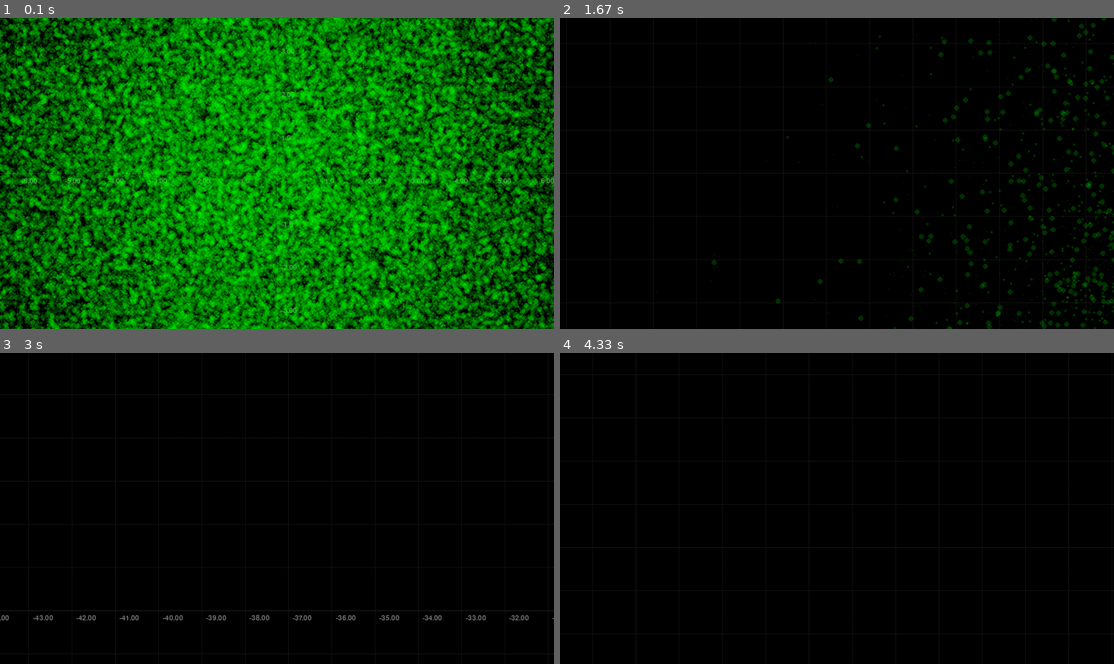
Above: before the commit, frames 1-4 (two rows, left to right).
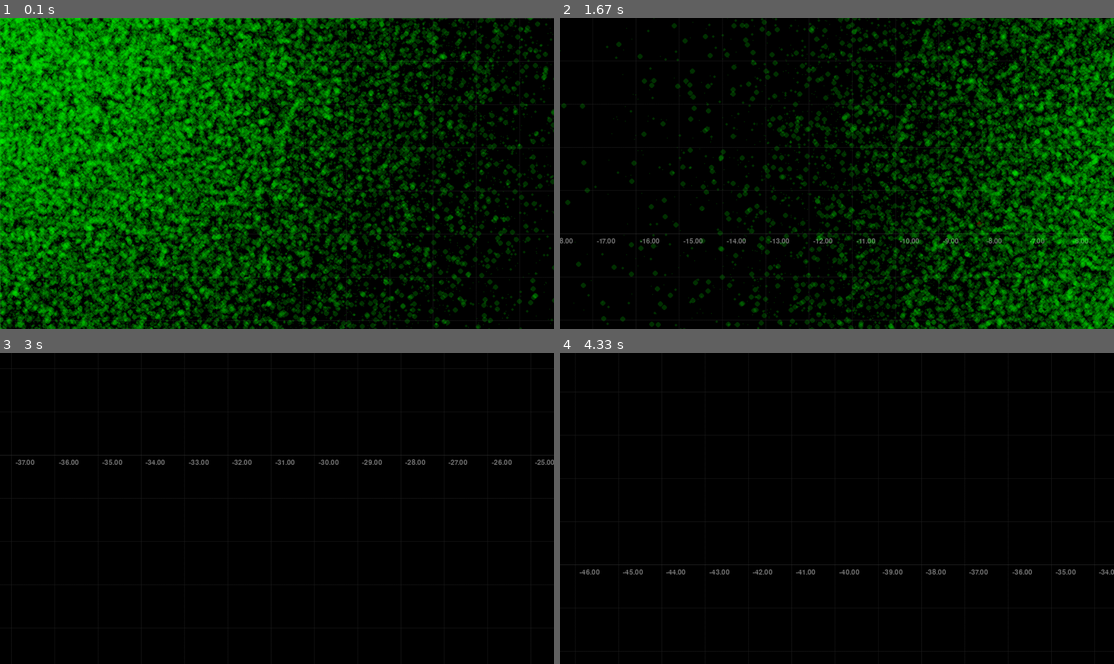
Above: after the commit, the same moments.

Repository: Bluemi/viztools
Game: pygame game, started from scripts/main.py
Same seed, same stepped clock (60 frames per second), same inputs: the game is played once before the commit and once after it.
Inputs (mouse positions are in pixels of both pictures, inside the frame that each line leads up to):
- Up to frame 1 (0.1 s): no input
- Up to frame 2 (1.67 s): press the mouse at (704, 176) at 0.37 s; move the mouse to (798, 207) at 0.47 s; release the mouse at (892, 241) at 0.6 s; press the mouse at (704, 176) at 0.7 s; move the mouse to (803, 189) at 0.8 s; release the mouse at (903, 201) at 0.93 s; press the mouse at (704, 176) at 1.03 s; move the mouse to (759, 213) at 1.13 s; release the mouse at (809, 254) at 1.27 s; press the mouse at (704, 176) at 1.37 s; move the mouse to (842, 198) at 1.47 s; release the mouse at (981, 223) at 1.6 s
- Up to frame 3 (3 s): press the mouse at (144, 511) at 1.7 s; move the mouse to (304, 552) at 1.8 s; release the mouse at (470, 589) at 1.93 s; press the mouse at (144, 511) at 2.03 s; move the mouse to (265, 483) at 2.13 s; release the mouse at (393, 452) at 2.27 s; press the mouse at (144, 511) at 2.37 s; move the mouse to (271, 471) at 2.47 s; release the mouse at (398, 430) at 2.6 s; press the mouse at (144, 511) at 2.7 s; move the mouse to (149, 483) at 2.8 s; release the mouse at (155, 452) at 2.93 s
- Up to frame 4 (4.33 s): press the mouse at (704, 511) at 3.03 s; move the mouse to (687, 567) at 3.13 s; release the mouse at (670, 623) at 3.27 s; press the mouse at (704, 511) at 3.37 s; move the mouse to (715, 520) at 3.47 s; release the mouse at (726, 533) at 3.6 s; press the mouse at (704, 511) at 3.7 s; move the mouse to (853, 545) at 3.8 s; release the mouse at (1008, 583) at 3.93 s; press the mouse at (704, 511) at 4.03 s; move the mouse to (753, 461) at 4.13 s; release the mouse at (803, 415) at 4.27 s

The runs differ from the first frame. In frame 1, 83% of the frame differs, in the area x 0-100%, y 0-100%; in frame 2, 35%; in frame 3, 1.3%; in frame 4, 0.6%.

Commit message:
removed RenderBackend -> back to pygame

Diff:
--- a/scripts/main.py
+++ b/scripts/main.py
@@ -1,14 +1,14 @@
 #!/usr/bin/env python3
+
+import pygame as pg
 import numpy as np
 
 from viztools.drawable.points import Points
-from viztools.render_backend import BackendType
-from viztools.render_backend.events import Event, EventType
 from viztools.viewer import Viewer
 
 class SimpleViewer(Viewer):
     def __init__(self):
-        super().__init__(backend_type=BackendType.PYGAME)
+        super().__init__()
         self.points = Points(
             np.random.normal(size=(200000, 2)) * 5,
             # np.array([[0, 0], [1, 1], [-1, 2]]),
@@ -26,9 +26,9 @@
         self.render_coordinate_system()
         self.render_drawables([self.points])
 
-    def handle_event(self, event: Event):
+    def handle_event(self, event: pg.event.Event):
         super().handle_event(event)
-        if event.type == EventType.MOUSEMOTION:
+        if event.type == pg.MOUSEMOTION:
             clicked_indices = np.nonzero(self.point_type == 2)[0]
             old_hovered = np.nonzero(self.point_type == 1)[0]
             hovered_indices = self.points.hovered_points(self.mouse_pos, self.coordinate_system)
@@ -42,7 +42,7 @@
                     self.points.set_color(np.array([0, 255, 0, 100]), hi)
                 self.render_needed = True
 
-        if event.type == EventType.MOUSEBUTTONDOWN:
+        if event.type == pg.MOUSEBUTTONDOWN:
             old_clicked = np.nonzero(self.point_type == 2)[0]
             self.point_type[old_clicked] = 0
             for p_index in old_clicked:
--- a/viztools/coordinate_system.py
+++ b/viztools/coordinate_system.py
@@ -1,10 +1,9 @@
 from typing import Tuple
 import numbers
 
+import pygame as pg
 import numpy as np
 
-from viztools.render_backend.base_render_backend import Surface, Font
-from viztools.render_backend.events import EventType, Event
 from viztools.utils import to_np_array
 
 
@@ -77,26 +76,26 @@
     def update_inv(self):
         self.inverse_coord = np.linalg.pinv(self.coord)
 
-    def handle_event(self, event: Event) -> bool:
+    def handle_event(self, event: pg.event.Event) -> bool:
         """
 
         :param event:
         :return:
         """
         render_needed = False
-        if event.type == EventType.MOUSEBUTTONDOWN:
+        if event.type == pg.MOUSEBUTTONDOWN:
             self.dragging = True
             render_needed = True
-        elif event.type == EventType.MOUSEBUTTONUP:
+        elif event.type == pg.MOUSEBUTTONUP:
             self.dragging = False
             render_needed = True
-        elif event.type == EventType.MOUSEMOTION:
-            self.mouse_position = event.mouse_pos
+        elif event.type == pg.MOUSEMOTION:
+            self.mouse_position = np.array(event.pos, dtype=np.int32)
             if self.dragging:
-                self.translate(event.mouse_rel)
+                self.translate(np.array(event.rel, dtype=np.int32))
                 render_needed = True
-        elif event.type == EventType.MOUSEWHEEL:
-            if event.scroll < 0:
+        elif event.type == pg.MOUSEWHEEL:
+            if event.y < 0:
                 self.zoom_out(focus_point=self.mouse_position)
                 render_needed = True
             else:
@@ -164,8 +163,8 @@
     return translate_coord @ scale_coord
 
 
-def draw_coordinate_system(screen: Surface, coordinate_system: CoordinateSystem, render_font: Font):
-    screen.fill(np.array([0, 0, 0]))
+def draw_coordinate_system(screen: pg.Surface, coordinate_system: CoordinateSystem, render_font: pg.font.Font):
+    screen.fill((0, 0, 0))
 
     def adapt_quotient(quotient):
         if quotient <= 0:
@@ -203,7 +202,7 @@
         color = np.array([30, 30, 30])
         if x == 0:
             color = np.array([50, 50, 50])
-        screen.line(color, transformed_vertical_lines[0], transformed_vertical_lines[1])
+        pg.draw.line(screen, color, transformed_vertical_lines[0], transformed_vertical_lines[1])
 
     y_minimum = np.round(extreme_points[1, 1] / dividend) * dividend
     y_maximum = np.round(extreme_points[0, 1] / dividend) * dividend
@@ -216,7 +215,7 @@
         color = np.array([30, 30, 30])
         if y == 0:
             color = np.array([50, 50, 50])
-        screen.line(color, transformed_horizontal_lines[0], transformed_horizontal_lines[1])
+        pg.draw.line(screen, color, transformed_horizontal_lines[0], transformed_horizontal_lines[1])
 
     # draw numbers
     zero_point = coordinate_system.space_to_screen(np.array([0, 0]))
@@ -226,7 +225,7 @@
             if abs(x) > 10 ** -5:
                 float_format = '{:.2f}' if abs(x) > 1 else '{:.2}'
                 font = render_font.render(
-                    float_format.format(x), np.array([120, 120, 120]), True, np.array([0, 0, 0, 0])
+                    float_format.format(x), True, np.array([120, 120, 120]), np.array([0, 0, 0, 0])
                 )
                 pos = coordinate_system.space_to_screen(np.array([x, 0]))
                 pos += 10
@@ -239,7 +238,7 @@
             if abs(y) > 10 ** -5:
                 float_format = '{:.2f}' if abs(y) > 1 else '{:.2}'
                 font = render_font.render(
-                    float_format.format(y), np.array([120, 120, 120]), True, np.array([0, 0, 0, 0])
+                    float_format.format(y), True, np.array([120, 120, 120]), np.array([0, 0, 0, 0])
                 )
                 pos = coordinate_system.space_to_screen(np.array([0, y]))
                 pos += 10
--- a/viztools/drawable/__init__.py
+++ b/viztools/drawable/__init__.py
@@ -1,20 +1,17 @@
 from abc import ABC, abstractmethod
 from typing import Tuple
 
+import pygame as pg
 import numpy as np
 
 from viztools.coordinate_system import CoordinateSystem
-from viztools.render_backend.base_render_backend import Surface, RenderBackend
 
 Color = np.ndarray | Tuple[int, int, int, int] | Tuple[int, int, int]
 
 
 class Drawable(ABC):
     @abstractmethod
-    def draw(
-            self, screen: Surface, coordinate_system: CoordinateSystem, screen_size: np.ndarray,
-            render_backend: RenderBackend
-    ):
+    def draw(self, screen: pg.Surface, coordinate_system: CoordinateSystem, screen_size: np.ndarray):
         pass
 
 
--- a/viztools/drawable/points.py
+++ b/viztools/drawable/points.py
@@ -1,11 +1,10 @@
 from typing import Iterable, Tuple, Dict
 
+import pygame as pg
 import numpy as np
 
 from viztools.coordinate_system import CoordinateSystem
 from viztools.drawable import Drawable, _normalize_color
-from viztools.render_backend.base_render_backend import RenderBackend, Surface
-from viztools.render_backend.events import Event, EventType
 
 
 class Points(Drawable):
@@ -87,15 +86,15 @@
         self._size[index, 1] = isinstance(size, float)
         self._update_surf_params(index)
 
-    def _create_point_surfaces(self, render_backend: RenderBackend, zoom_factor: float) -> Dict[bytes, Surface]:
+    def _create_point_surfaces(self, zoom_factor: float) -> Dict[bytes, pg.Surface]:
         surfaces = {}
         for k, surf_params in self._surface_parameters.items():
             draw_size = _get_draw_size(surf_params[0], zoom_factor, bool(surf_params[1]))
             color = surf_params[2:]
 
             # old version with per pixel alpha
-            point_surface = render_backend.create_surface((draw_size * 2, draw_size * 2), enable_alpha=True)
-            point_surface.circle(color, (draw_size, draw_size), draw_size)
+            point_surface = pg.Surface((draw_size * 2, draw_size * 2), pg.SRCALPHA)
+            pg.draw.circle(point_surface, color, (draw_size, draw_size), draw_size)
 
             surfaces[k] = point_surface
         return surfaces
@@ -112,10 +111,7 @@
         draw_sizes[is_relative_size] *= zoom_factor
         return np.maximum(draw_sizes.astype(int), 1)
 
-    def draw(
-            self, screen: Surface, coordinate_system: CoordinateSystem, screen_size: np.ndarray,
-            render_backend: RenderBackend
-    ):
+    def draw(self, screen: pg.Surface, coordinate_system: CoordinateSystem, screen_size: np.ndarray):
         draw_sizes = self._get_draw_sizes(coordinate_system.zoom_factor)
 
         # filter out invalid positions
@@ -127,7 +123,7 @@
         screen_points -= valid_sizes.reshape(-1, 1)
 
         # create blit surfaces
-        surfaces = self._create_point_surfaces(render_backend, coordinate_system.zoom_factor)
+        surfaces = self._create_point_surfaces(coordinate_system.zoom_factor)
 
         # draw
         for pos, size, color, surf_params in zip(
@@ -136,15 +132,15 @@
             surface = surfaces[surf_params.tobytes()]
             screen.blit(surface, pos)
 
-    def clicked_points(self, event: Event, coordinate_system: CoordinateSystem) -> np.ndarray:
+    def clicked_points(self, event: pg.event.Event, coordinate_system: CoordinateSystem) -> np.ndarray:
         """
         Returns the indices of the points clicked by the mouse. Returns an empty array if no point was clicked.
 
         :param event: The event to check.
         :param coordinate_system: The coordinate system to use.
         """
-        if event.type == EventType.MOUSEBUTTONDOWN and event.button == 1:
-            return self.hovered_points(event.mouse_pos, coordinate_system)
+        if event.type == pg.MOUSEBUTTONDOWN and event.button == 1:
+            return self.hovered_points(np.array(event.pos, dtype=np.int32), coordinate_system)
         return np.array([])
 
     def hovered_points(self, mouse_pos: np.ndarray, coordinate_system: CoordinateSystem) -> np.ndarray:
--- a/viztools/render_backend/__init__.py
+++ /dev/null
@@ -1,6 +0,0 @@
-from enum import StrEnum, auto
-
-
-class BackendType(StrEnum):
-    PYGAME = 'pygame'
-    OPENGL = 'opengl'
--- a/viztools/render_backend/base_render_backend.py
+++ /dev/null
@@ -1,84 +0,0 @@
-from abc import ABC, abstractmethod
-from typing import Tuple, List, Self
-
-import numpy as np
-
-from .events import Event
-
-
-class Surface(ABC):
-    @abstractmethod
-    def get_size(self) -> Tuple[int, int]:
-        pass
-
-    @abstractmethod
-    def fill(self, color: np.ndarray):
-        pass
-
-    @abstractmethod
-    def line(self, color: np.ndarray, start: Tuple[int, int] | np.ndarray, end: Tuple[int, int] | np.ndarray):
-        pass
-
-    @abstractmethod
-    def circle(self, color: np.ndarray, pos: Tuple[int, int] | np.ndarray, radius: int | float):
-        pass
-
-    @abstractmethod
-    def blit(self, surface: Self, pos: Tuple[int, int] | np.ndarray):
-        pass
-
-
-class Font(ABC):
-    def __init__(self, font_name: str, font_size: int):
-        self.font_name = font_name
-        self.font_size = font_size
-
-    @abstractmethod
-    def render(self, text: str, color: np.ndarray, antialias: bool, background: np.ndarray = None) -> Surface:
-        pass
-
-
-class RenderBackend(ABC):
-    def __init__(self):
-        pass
-
-    @abstractmethod
-    def init(self):
-        pass
-
-    @abstractmethod
-    def quit(self):
-        pass
-
-    @abstractmethod
-    def get_font(self, font_size: int, font_name: str) -> Font:
-        pass
-
-    @abstractmethod
-    def set_key_repeat(self, delay: int, interval: int):
-        pass
-
-    @abstractmethod
-    def create_window(self, title: str, size: Tuple[int, int] = (0, 0)) -> Surface:
-        """
-        Create a window with the given title and size. If size is (0, 0), the window will be full screen.
-        :param title: The title of the window.
-        :param size: The size of the window as (width, height).
-        """
-        pass
-
-    @abstractmethod
-    def create_surface(self, size: Tuple[int, int], enable_alpha: bool = True) -> Surface:
-        pass
-
-    @abstractmethod
-    def swap_buffers(self):
-        pass
-
-    @abstractmethod
-    def get_events(self) -> List[Event]:
-        pass
-
-    @abstractmethod
-    def get_mouse_pos(self) -> np.ndarray:
-        pass
--- a/viztools/render_backend/events.py
+++ /dev/null
@@ -1,28 +0,0 @@
-from enum import StrEnum
-
-import numpy as np
-
-
-class EventType(StrEnum):
-    QUIT = 'QUIT'
-    KEYDOWN = 'KEYDOWN'
-    KEYUP = 'KEYUP'
-    MOUSEBUTTONDOWN = 'MOUSEBUTTONDOWN'
-    MOUSEBUTTONUP = 'MOUSEBUTTONUP'
-    MOUSEMOTION = 'MOUSEMOTION'
-    WINDOWENTER = 'WINDOWENTER'
-    WINDOWFOCUSGAINED = 'WINDOWFOCUSGAINED'
-    WINDOWRESIZED = 'WINDOWRESIZED'
-    MOUSEWHEEL = 'MOUSEWHEEL'
-
-
-class Event:
-    def __init__(
-            self, event_type: EventType, mouse_pos: np.ndarray | None = None, mouse_rel: np.ndarray | None = None,
-            scroll: int | None = None, button: int | None = None,
-    ):
-        self.type = event_type
-        self.mouse_pos = mouse_pos
-        self.mouse_rel = mouse_rel
-        self.scroll = scroll
-        self.button = button
--- a/viztools/render_backend/opengl_backend.py
+++ /dev/null
@@ -1,102 +0,0 @@
-import warnings
-from typing import List, Tuple, Self
-
-import numpy as np
-
-try:
-    import OpenGL.GL
-    import OpenGL.GLU
-    import OpenGL.GLUT
-except ImportError:
-    warnings.warn('OpenGL module not found, OpenGL backend will not be available.')
-    OpenGL = None
-
-from .base_render_backend import RenderBackend, Surface, Font
-from .events import Event, EventType
-
-
-class OpenglFont(Font):
-    def __init__(self, font, font_name: str, font_size: int):
-        super().__init__(font_name, font_size)
-        self.font = font
-
-    def render(self, text: str, color: np.ndarray, antialias: bool, background: np.ndarray = None) -> Surface:
-        pass
-
-
-class OpenglSurface(Surface):
-    def __init__(self, surface):
-        super().__init__()
-        pass
-
-    def get_size(self) -> Tuple[int, int]:
-        pass
-
-    def fill(self, color: np.ndarray):
-        pass
-
-    def line(self, color: np.ndarray, start: np.ndarray, end: np.ndarray):
-        pass
-
-    def circle(self, color: np.ndarray, pos: Tuple[int, int] | np.ndarray, radius: int):
-        pass
-
-    def blit(self, surface: Self, pos: Tuple[int, int]):
-        pass
-
-
-class OpenglBackend(RenderBackend):
-    def init(self):
-        OpenGL.GLUT.glutInit()
-        OpenGL.GLUT.glutInitDisplayMode(OpenGL.GLUT.GLUT_RGBA | OpenGL.GLUT.GLUT_DOUBLE)
-
-    def quit(self):
-        OpenGL.GLUT.glutLeaveMainLoop()
-
-    def get_font(self, font_size: int, font_name: str = '') -> OpenglFont:
-        if font_name == '':
-            font = OpenGL.GLUT.GLUT_BITMAP_HELVETICA_12 if font_size <= 12 else OpenGL.GLUT.GLUT_BITMAP_HELVETICA_18
-        else:
-            font = OpenGL.GLUT.GLUT_BITMAP_HELVETICA_12  # Default to Helvetica if custom font not found
-        return OpenglFont(font, font_name, font_size)
-
-    def set_key_repeat(self, delay: int, interval: int):
-        # Not directly supported in OpenGL, would need custom implementation
-        warnings.warn('set_key_repeat is not supported in OpenGL, ignoring call to set_key_repeat()')
-
-    def create_window(self, title: str, size: Tuple[int, int] = (0, 0)) -> OpenglSurface:
-        OpenGL.GLUT.glutInitWindowSize(*size)
-        window = OpenGL.GLUT.glutCreateWindow(title)
-        OpenGL.GL.glClearColor(0.0, 0.0, 0.0, 0.0)
-        OpenGL.GL.glMatrixMode(OpenGL.GL.GL_PROJECTION)
-        OpenGL.GL.glLoadIdentity()
-        OpenGL.GLU.gluOrtho2D(0, size[0], size[1], 0)
-        return OpenglSurface(window)
-
-    def create_surface(self, size: Tuple[int, int], enable_alpha: bool = True) -> Surface:
-        # Create an OpenGL texture/framebuffer object
-        texture = OpenGL.GL.glGenTextures(1)
-        OpenGL.GL.glBindTexture(OpenGL.GL.GL_TEXTURE_2D, texture)
-        if enable_alpha:
-            OpenGL.GL.glTexImage2D(OpenGL.GL.GL_TEXTURE_2D, 0, OpenGL.GL.GL_RGBA,
-                                   size[0], size[1], 0, OpenGL.GL.GL_RGBA,
-                                   OpenGL.GL.GL_UNSIGNED_BYTE, None)
-        else:
-            OpenGL.GL.glTexImage2D(OpenGL.GL.GL_TEXTURE_2D, 0, OpenGL.GL.GL_RGB,
-                                   size[0], size[1], 0, OpenGL.GL.GL_RGB,
-                                   OpenGL.GL.GL_UNSIGNED_BYTE, None)
-        return OpenglSurface(texture)
-
-    def swap_buffers(self):
-        OpenGL.GLUT.glutSwapBuffers()
-
-    def get_events(self) -> List[Event]:
-        events = []
-        while OpenGL.GLUT.glutMainLoopEvent():
-            # Process GLUT events and convert them to our Event format
-            event = Event(EventType.QUIT)  # Placeholder
-            events.append(event)
-        return events
-
-    def get_mouse_pos(self) -> np.ndarray:
-        raise NotImplementedError()
--- a/viztools/render_backend/pygame_backend.py
+++ /dev/null
@@ -1,105 +0,0 @@
-from typing import List, Tuple, Self
-
-import numpy as np
-import pygame as pg
-
-from .base_render_backend import RenderBackend, Surface, Font
-from .events import Event, EventType
-
-
-class PygameFont(Font):
-    def __init__(self, font: pg.font.Font, font_name: str, font_size: int):
-        super().__init__(font_name, font_size)
-        self.font = font
-
-    def render(self, text: str, color: np.ndarray, antialias: bool, background: np.ndarray = None) -> Surface:
-        return PygameSurface(self.font.render(text, antialias, color, background))
-
-
-class PygameSurface(Surface):
-    def __init__(self, surface: pg.Surface):
-        super().__init__()
-        self.surface = surface
-
-    def get_size(self) -> Tuple[int, int]:
-        return self.surface.get_size()
-
-    def fill(self, color: np.ndarray):
-        self.surface.fill(color)
-
-    def line(self, color: np.ndarray, start: np.ndarray, end: np.ndarray):
-        pg.draw.line(self.surface, color, start, end)
-
-    def circle(self, color: np.ndarray, pos: Tuple[int, int] | np.ndarray, radius: int):
-        pg.draw.circle(self.surface, color, pos, radius)
-
-    def blit(self, surface: Self, pos: Tuple[int, int]):
-        self.surface.blit(surface.surface, pos)
-
-
-class PygameBackend(RenderBackend):
-    def init(self):
-        pg.init()
-
-    def quit(self):
-        pg.quit()
-
-    def get_font(self, font_size: int, font_name: str = '') -> PygameFont:
-        font_name = font_name or pg.font.get_default_font()
-        return PygameFont(pg.font.Font(font_name, font_size), font_name, font_size)
-
-    def set_key_repeat(self, delay: int, interval: int):
-        pg.key.set_repeat(delay, interval)
-
-    def create_window(self, title: str, size: Tuple[int, int] = (0, 0)) -> PygameSurface:
-        mode = pg.FULLSCREEN if size == (0, 0) else pg.RESIZABLE
-        return PygameSurface(pg.display.set_mode(size, mode))
-
-    def create_surface(self, size: Tuple[int, int], enable_alpha: bool = True) -> Surface:
-        flags = 0
-        if enable_alpha:
-            flags = flags | pg.SRCALPHA
-        return PygameSurface(pg.Surface(size, flags))
-
-    def swap_buffers(self):
-        pg.display.flip()
-
-    def get_events(self) -> List[Event]:
-        events = [_map_event(e) for e in pg.event.get()]
-        return [e for e in events if e is not None]
-
-    def get_mouse_pos(self) -> np.ndarray:
-        return np.array(pg.mouse.get_pos(), dtype=np.int32)
-
-
-def _map_event(event: pg.event.Event) -> Event | None:
-    if event.type == pg.QUIT:
-        return Event(EventType.QUIT)
-    elif event.type == pg.KEYDOWN:
-        return Event(EventType.KEYDOWN)
-    elif event.type == pg.KEYUP:
-        return Event(EventType.KEYUP)
-    elif event.type == pg.MOUSEBUTTONDOWN:
-        return Event(
-            EventType.MOUSEBUTTONDOWN,
-            button=event.button,
-            mouse_pos=np.array(event.pos, dtype=np.int32)
-        )
-    elif event.type == pg.MOUSEBUTTONUP:
-        return Event(EventType.MOUSEBUTTONUP)
-    elif event.type == pg.MOUSEMOTION:
-        return Event(
-            EventType.MOUSEMOTION,
-            mouse_pos=np.array(event.pos, dtype=np.int32),
-            mouse_rel=np.array(event.rel, dtype=np.int32)
-        )
-    elif event.type == pg.WINDOWENTER:
-        return Event(EventType.WINDOWENTER)
-    elif event.type == pg.WINDOWFOCUSGAINED:
-        return Event(EventType.WINDOWFOCUSGAINED)
-    elif event.type == pg.WINDOWRESIZED:
-        return Event(EventType.WINDOWRESIZED)
-    elif event.type == pg.MOUSEWHEEL:
-        return Event(EventType.MOUSEWHEEL, scroll=event.y)
-    else:
-        return None
--- a/viztools/viewer.py
+++ b/viztools/viewer.py
@@ -4,40 +4,34 @@
 import numpy as np
 import pygame as pg
 
-from viztools.coordinate_system import DEFAULT_SCREEN_SIZE, CoordinateSystem, draw_coordinate_system
+from viztools.coordinate_system import CoordinateSystem, draw_coordinate_system
 from viztools.drawable import Drawable
-from viztools.render_backend import BackendType
-from viztools.render_backend.events import Event, EventType
-from viztools.render_backend.opengl_backend import OpenglBackend
-from viztools.render_backend.pygame_backend import PygameBackend
 
 
 class Viewer(ABC):
     def __init__(
             self, screen_size: Optional[Tuple[int, int]] = None, framerate: int = 60, font_size: int = 16,
-            title: str = "Viewer", backend_type: BackendType = BackendType.PYGAME,
+            title: str = "Viewer",
     ):
-        if backend_type == BackendType.PYGAME:
-            self.render_backend = PygameBackend()
-        elif backend_type == BackendType.OPENGL:
-            self.render_backend = OpenglBackend()
-        else:
-            raise ValueError(f'Invalid backend type: {backend_type}')
-        self.render_backend.init()
-        self.render_backend.set_key_repeat(130, 25)
+        pg.init()
+        pg.key.set_repeat(130, 25)
 
         self.running = True
         self.render_needed = True
         self.clock = pg.time.Clock()
         self.framerate = framerate
-        self.mouse_pos = self.render_backend.get_mouse_pos()
+        self.mouse_pos = np.array(pg.mouse.get_pos(), dtype=np.int32)
 
-        screen_size = screen_size or DEFAULT_SCREEN_SIZE
-        self.screen = self.render_backend.create_window(title, size=screen_size)
+        mode = pg.RESIZABLE
+        if screen_size is None:
+            screen_size = (0, 0)
+        if screen_size == (0, 0):
+            mode = mode | pg.FULLSCREEN
+        self.screen = pg.display.set_mode(screen_size, mode)
 
         self.coordinate_system = CoordinateSystem(screen_size)
 
-        self.render_font = self.render_backend.get_font(font_size)
+        self.render_font = pg.font.Font(pg.font.get_default_font(), font_size)
 
     def run(self):
         delta_time = 0
@@ -48,7 +42,7 @@
                 self._render()
                 self.render_needed = False
             delta_time = self.clock.tick(self.framerate)
-        self.render_backend.quit()
+        pg.quit()
 
     def tick(self, delta_time: float):
         pass
@@ -59,27 +53,27 @@
 
     def render_drawables(self, drawables: List[Drawable]):
         for drawable in drawables:
-            drawable.draw(self.screen, self.coordinate_system, np.array(self.screen.get_size()), self.render_backend)
+            drawable.draw(self.screen, self.coordinate_system, np.array(self.screen.get_size()))
 
     def render_coordinate_system(self):
         draw_coordinate_system(self.screen, self.coordinate_system, self.render_font)
 
     def _render(self):
         self.render()
-        self.render_backend.swap_buffers()
+        pg.display.flip()
 
     def _handle_events(self):
-        events = self.render_backend.get_events()
+        events = pg.event.get()
         for event in events:
             self.handle_event(event)
 
     @abstractmethod
-    def handle_event(self, event: Event):
+    def handle_event(self, event: pg.event.Event):
         if self.coordinate_system.handle_event(event):
             self.render_needed = True
-        if event.type == EventType.MOUSEMOTION:
-            self.mouse_pos = np.array(event.mouse_pos)
-        if event.type == EventType.QUIT:
+        if event.type == pg.MOUSEMOTION:
+            self.mouse_pos = np.array(event.pos)
+        if event.type == pg.QUIT:
             self.running = False
-        if event.type in (EventType.WINDOWENTER, EventType.WINDOWFOCUSGAINED, EventType.WINDOWRESIZED):
+        if event.type in (pg.WINDOWENTER, pg.WINDOWFOCUSGAINED, pg.WINDOWRESIZED):
             self.render_needed = True
